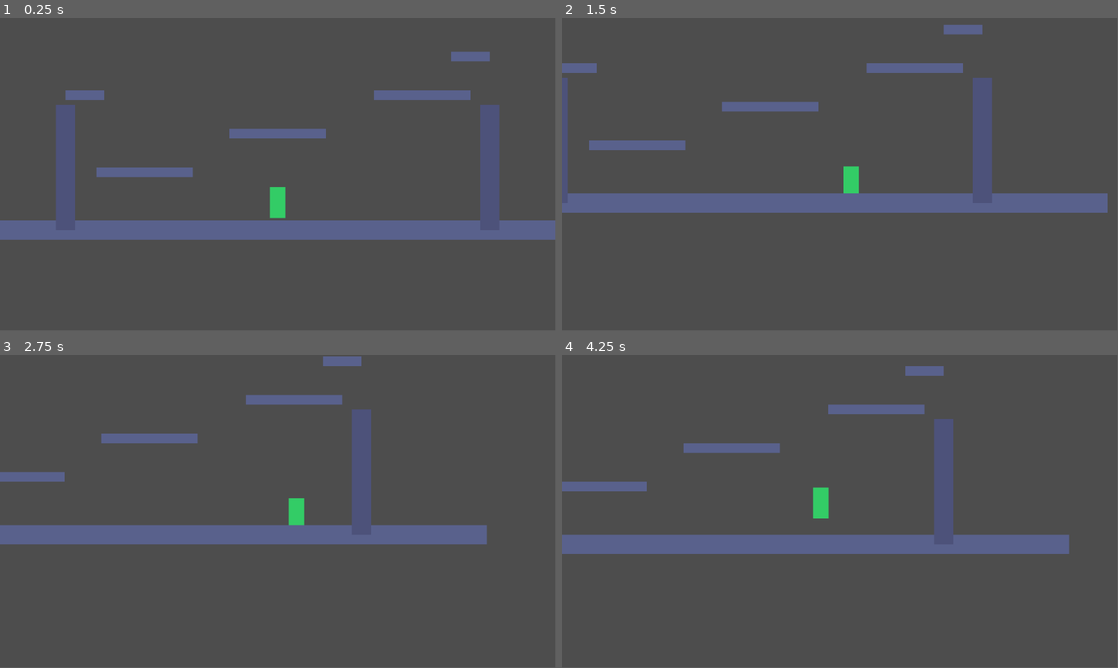
Above: before the commit, frames 1-4 (two rows, left to right).
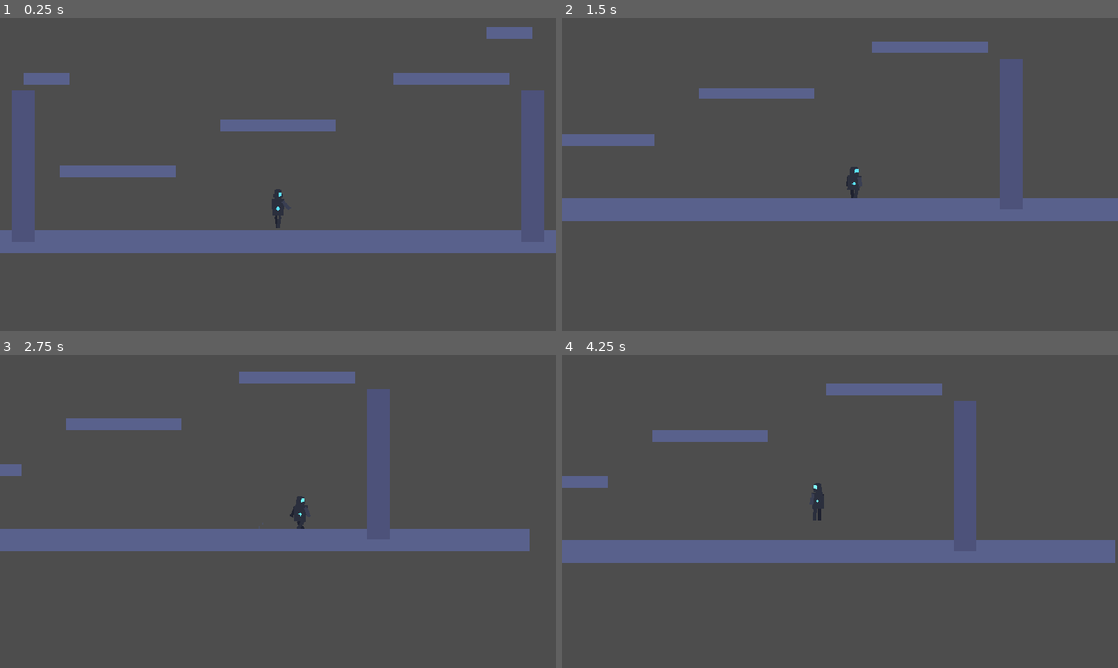
Above: after the commit, the same moments.

Repository: andy-augustine/godot-helloworld
Game: Godot game, scene res://main.tscn
Same seed, same stepped clock (60 frames per second), same inputs: the game is played once before the commit and once after it.
Inputs (mouse positions are in pixels of both pictures, inside the frame that each line leads up to):
- Up to frame 1 (0.25 s): no input
- Up to frame 2 (1.5 s): tap Enter (ui_accept) at 0.5 s; move the mouse to (962, 158) at 0.52 s; hold D (move_right) 0.53-1.25 s; tap Space (jump) at 0.6, 0.77, 1.07 s; click (962, 158) at 0.67 s; drag from (728, 190) to (812, 237) at 1.27 s
- Up to frame 3 (2.75 s): move the mouse to (333, 442) at 2.02 s; hold D (move_right) from 2.03 s (still down); tap Space (jump) at 2.1 s
- Up to frame 4 (4.25 s): release D (move_right) at 2.75 s; drag from (812, 574) to (673, 464) at 2.77 s; move the mouse to (1006, 558) at 3.52 s; hold A (move_left) from 3.53 s (still down); tap Space (jump) at 3.6, 3.77, 4.07 s
In our replay, the window is 799x449 before the commit and 800x450 after it. These sizes can differ from the game's own. Grey fills any space a smaller window leaves; there, only what the larger window draws over its background counts as a difference.

The runs differ from the first frame. In frame 1, 17% of the frame differs, in the area x 0-100%, y 2-76%; in frame 2, 11%; in frame 3, 9.5%; in frame 4, 11%.

Commit message:
Animated player rig with particles, smaller viewport, QA playbook
Added a procedural paper-doll rig (8 Polygon2D parts under Rig/Squash) with idle, run, jump, fall, wall_slide, and land animations driven by movement state. Run cycle speed ties to velocity so future MOVE_SPEED tweaks won't foot-skate. Landing impact, run trails, and wall-slide sparks emit via CPUParticles2D, scaled for visibility.

Shrunk the viewport to 960x540 and disabled HiDPI so playtest screenshots stay ~15x lighter on session context. Documented MCP timing pitfalls and the three working QA patterns in TESTING.md, referenced from CLAUDE.md so future sessions load it.

Co-Authored-By: Claude Opus 4.7 <noreply@anthropic.com>

Diff:
--- a/player/player.gd
+++ b/player/player.gd
@@ -31,6 +31,20 @@
 var _wall_jump_lock_timer: float = 0.0  # brief lock so player can't immediately re-grab
 const WALL_JUMP_LOCK: float = 0.15
 
+# ── Animation ──────────────────────────────────────────────────────────────────
+@onready var _anim: AnimationPlayer = $AnimationPlayer
+@onready var _rig: Node2D = $Rig
+@onready var _land_dust: CPUParticles2D = $Rig/LandDust
+@onready var _run_dust: CPUParticles2D = $Rig/RunDust
+@onready var _wall_sparks: CPUParticles2D = $Rig/WallSlideSparks
+var _facing: int = 1
+var _was_grounded: bool = true
+var _current_anim: String = ""
+var _pre_move_vel_y: float = 0.0
+
+const FACING_LERP: float = 0.3  # per-frame smoothing factor for facing flip
+const LAND_DUST_MIN_VEL: float = 200.0  # fall velocity below which landing is silent
+
 
 func _physics_process(delta: float) -> void:
 	_apply_gravity(delta)
@@ -38,8 +52,10 @@
 	_handle_jump(delta)
 	_handle_horizontal(delta)
 	_handle_wall_slide(delta)
+	_pre_move_vel_y = velocity.y
 	move_and_slide()
 	_post_move_update()
+	_update_animation()
 
 
 # ── Gravity ────────────────────────────────────────────────────────────────────
@@ -168,3 +184,89 @@
 	if is_on_ceiling() and velocity.y < 0.0:
 		velocity.y = 0.0
 		_is_jumping = false
+
+
+# ── Animation ──────────────────────────────────────────────────────────────────
+func _update_animation() -> void:
+	var grounded: bool = is_on_floor()
+	var wall_sliding: bool = _is_wall_sliding()
+	var dir: float = Input.get_axis("move_left", "move_right")
+
+	# Facing flip — only when actively moving, so idle keeps last facing
+	if dir > 0.0:
+		_facing = 1
+	elif dir < 0.0:
+		_facing = -1
+	# When wall-sliding, face toward the wall so the bracing arm points correctly
+	if wall_sliding:
+		var wall_dir: int = _get_wall_direction()
+		if wall_dir != 0:
+			_facing = wall_dir
+	# Smoothly interpolate the flip so direction changes have weight
+	_rig.scale.x = lerpf(_rig.scale.x, float(_facing), FACING_LERP)
+
+	# Landing transition: play land only if we hit the ground with real speed
+	if grounded and not _was_grounded:
+		if _pre_move_vel_y > LAND_DUST_MIN_VEL:
+			_play("land")
+			_emit_land_dust(_pre_move_vel_y)
+			_was_grounded = grounded
+			_update_particles(grounded, wall_sliding)
+			return
+	_was_grounded = grounded
+
+	# Don't preempt the one-shot land animation
+	if _current_anim == "land" and _anim.is_playing():
+		_update_particles(grounded, wall_sliding)
+		return
+
+	# State → animation
+	var next: String
+	if wall_sliding:
+		next = "wall_slide"
+	elif not grounded:
+		next = "jump" if velocity.y < 0.0 else "fall"
+	elif absf(velocity.x) > 10.0:
+		next = "run"
+	else:
+		next = "idle"
+
+	_play(next)
+
+	# Scale run cycle by actual horizontal velocity so legs don't skate
+	if next == "run":
+		_anim.speed_scale = clampf(absf(velocity.x) / MOVE_SPEED, 0.5, 1.5)
+	else:
+		_anim.speed_scale = 1.0
+
+	_update_particles(grounded, wall_sliding)
+
+
+func _update_particles(grounded: bool, wall_sliding: bool) -> void:
+	# Run dust: kick up while grounded and moving
+	var running: bool = grounded and absf(velocity.x) > 40.0
+	_run_dust.emitting = running
+	if running:
+		# Trail behind direction of motion (particles fly backward)
+		_run_dust.direction = Vector2(-signf(velocity.x), -0.4)
+
+	# Wall-slide sparks: emit from side of body against the wall
+	_wall_sparks.emitting = wall_sliding
+	if wall_sliding:
+		var wdir: int = _get_wall_direction()
+		_wall_sparks.position.x = 14.0 * float(wdir)
+
+
+func _emit_land_dust(fall_speed: float) -> void:
+	# Scale burst intensity with fall velocity
+	var t: float = clampf((fall_speed - LAND_DUST_MIN_VEL) / 600.0, 0.0, 1.0)
+	_land_dust.amount = int(lerpf(6.0, 18.0, t))
+	_land_dust.initial_velocity_max = lerpf(60.0, 140.0, t)
+	_land_dust.restart()
+
+
+func _play(anim_name: String) -> void:
+	if _current_anim == anim_name and _anim.is_playing():
+		return
+	_anim.play(anim_name)
+	_current_anim = anim_name
--- a/player/player.tscn
+++ b/player/player.tscn
@@ -7,17 +7,682 @@
 radius = 16.0
 height = 48.0
 
-[node name="Player" type="CharacterBody2D"]
+[sub_resource type="Gradient" id="Gradient_rkbax"]
+offsets = PackedFloat32Array(0, 0.6, 1)
+colors = PackedColorArray(0.55, 0.58, 0.68, 0.8, 0.55, 0.58, 0.68, 0.4, 0.55, 0.58, 0.68, 0)
+
+[sub_resource type="Gradient" id="Gradient_g1dw6"]
+colors = PackedColorArray(0.55, 0.58, 0.68, 0.6, 0.55, 0.58, 0.68, 0)
+
+[sub_resource type="Gradient" id="Gradient_yw30f"]
+offsets = PackedFloat32Array(0, 0.4, 1)
+colors = PackedColorArray(1, 0.85, 0.35, 1, 1, 0.55, 0.15, 0.6, 0.7, 0.3, 0.1, 0)
+
+[sub_resource type="Animation" id="Animation_rkbax"]
+length = 0.1
+tracks/0/type = "value"
+tracks/0/imported = false
+tracks/0/enabled = true
+tracks/0/path = NodePath("Rig/Squash:scale")
+tracks/0/interp = 1
+tracks/0/loop_wrap = true
+tracks/0/keys = {
+"times": PackedFloat32Array(0),
+"transitions": PackedFloat32Array(1),
+"update": 0,
+"values": [Vector2(1, 1)]
+}
+tracks/1/type = "value"
+tracks/1/imported = false
+tracks/1/enabled = true
+tracks/1/path = NodePath("Rig/Squash:position")
+tracks/1/interp = 1
+tracks/1/loop_wrap = true
+tracks/1/keys = {
+"times": PackedFloat32Array(0),
+"transitions": PackedFloat32Array(1),
+"update": 0,
+"values": [Vector2(0, 0)]
+}
+tracks/2/type = "value"
+tracks/2/imported = false
+tracks/2/enabled = true
+tracks/2/path = NodePath("Rig/Squash/LegBack:rotation")
+tracks/2/interp = 1
+tracks/2/loop_wrap = true
+tracks/2/keys = {
+"times": PackedFloat32Array(0),
+"transitions": PackedFloat32Array(1),
+"update": 0,
+"values": [0.0]
+}
+tracks/3/type = "value"
+tracks/3/imported = false
+tracks/3/enabled = true
+tracks/3/path = NodePath("Rig/Squash/LegFront:rotation")
+tracks/3/interp = 1
+tracks/3/loop_wrap = true
+tracks/3/keys = {
+"times": PackedFloat32Array(0),
+"transitions": PackedFloat32Array(1),
+"update": 0,
+"values": [0.0]
+}
+tracks/4/type = "value"
+tracks/4/imported = false
+tracks/4/enabled = true
+tracks/4/path = NodePath("Rig/Squash/ArmBack:rotation")
+tracks/4/interp = 1
+tracks/4/loop_wrap = true
+tracks/4/keys = {
+"times": PackedFloat32Array(0),
+"transitions": PackedFloat32Array(1),
+"update": 0,
+"values": [0.0]
+}
+tracks/5/type = "value"
+tracks/5/imported = false
+tracks/5/enabled = true
+tracks/5/path = NodePath("Rig/Squash/ArmFront:rotation")
+tracks/5/interp = 1
+tracks/5/loop_wrap = true
+tracks/5/keys = {
+"times": PackedFloat32Array(0),
+"transitions": PackedFloat32Array(1),
+"update": 0,
+"values": [0.0]
+}
+tracks/6/type = "value"
+tracks/6/imported = false
+tracks/6/enabled = true
+tracks/6/path = NodePath("Rig/Squash/Torso:rotation")
+tracks/6/interp = 1
+tracks/6/loop_wrap = true
+tracks/6/keys = {
+"times": PackedFloat32Array(0),
+"transitions": PackedFloat32Array(1),
+"update": 0,
+"values": [0.0]
+}
+tracks/7/type = "value"
+tracks/7/imported = false
+tracks/7/enabled = true
+tracks/7/path = NodePath("Rig/Squash/Torso:position")
+tracks/7/interp = 1
+tracks/7/loop_wrap = true
+tracks/7/keys = {
+"times": PackedFloat32Array(0),
+"transitions": PackedFloat32Array(1),
+"update": 0,
+"values": [Vector2(0, -2)]
+}
+tracks/8/type = "value"
+tracks/8/imported = false
+tracks/8/enabled = true
+tracks/8/path = NodePath("Rig/Squash/Head:position")
+tracks/8/interp = 1
+tracks/8/loop_wrap = true
+tracks/8/keys = {
+"times": PackedFloat32Array(0),
+"transitions": PackedFloat32Array(1),
+"update": 0,
+"values": [Vector2(0, -24)]
+}
+tracks/9/type = "value"
+tracks/9/imported = false
+tracks/9/enabled = true
+tracks/9/path = NodePath("Rig/Squash/Visor:modulate")
+tracks/9/interp = 1
+tracks/9/loop_wrap = true
+tracks/9/keys = {
+"times": PackedFloat32Array(0),
+"transitions": PackedFloat32Array(1),
+"update": 0,
+"values": [Color(1, 1, 1, 1)]
+}
+tracks/10/type = "value"
+tracks/10/imported = false
+tracks/10/enabled = true
+tracks/10/path = NodePath("Rig/Squash/ChestLight:modulate")
+tracks/10/interp = 1
+tracks/10/loop_wrap = true
+tracks/10/keys = {
+"times": PackedFloat32Array(0),
+"transitions": PackedFloat32Array(1),
+"update": 0,
+"values": [Color(1, 1, 1, 1)]
+}
+
+[sub_resource type="Animation" id="Animation_g1dw6"]
+length = 0.8
+loop_mode = 1
+tracks/0/type = "value"
+tracks/0/imported = false
+tracks/0/enabled = true
+tracks/0/path = NodePath("Rig/Squash:scale")
+tracks/0/interp = 1
+tracks/0/loop_wrap = true
+tracks/0/keys = {
+"times": PackedFloat32Array(0, 0.4, 0.8),
+"transitions": PackedFloat32Array(1, 1, 1),
+"update": 0,
+"values": [Vector2(0.95, 1.08), Vector2(0.98, 1.04), Vector2(0.95, 1.08)]
+}
+tracks/1/type = "value"
+tracks/1/imported = false
+tracks/1/enabled = true
+tracks/1/path = NodePath("Rig/Squash/LegFront:rotation")
+tracks/1/interp = 1
+tracks/1/loop_wrap = true
+tracks/1/keys = {
+"times": PackedFloat32Array(0, 0.4, 0.8),
+"transitions": PackedFloat32Array(1, 1, 1),
+"update": 0,
+"values": [0.25, 0.15, 0.25]
+}
+tracks/2/type = "value"
+tracks/2/imported = false
+tracks/2/enabled = true
+tracks/2/path = NodePath("Rig/Squash/LegBack:rotation")
+tracks/2/interp = 1
+tracks/2/loop_wrap = true
+tracks/2/keys = {
+"times": PackedFloat32Array(0, 0.4, 0.8),
+"transitions": PackedFloat32Array(1, 1, 1),
+"update": 0,
+"values": [-0.25, -0.15, -0.25]
+}
+tracks/3/type = "value"
+tracks/3/imported = false
+tracks/3/enabled = true
+tracks/3/path = NodePath("Rig/Squash/ArmFront:rotation")
+tracks/3/interp = 1
+tracks/3/loop_wrap = true
+tracks/3/keys = {
+"times": PackedFloat32Array(0, 0.4, 0.8),
+"transitions": PackedFloat32Array(1, 1, 1),
+"update": 0,
+"values": [-0.9, -0.7, -0.9]
+}
+tracks/4/type = "value"
+tracks/4/imported = false
+tracks/4/enabled = true
+tracks/4/path = NodePath("Rig/Squash/ArmBack:rotation")
+tracks/4/interp = 1
+tracks/4/loop_wrap = true
+tracks/4/keys = {
+"times": PackedFloat32Array(0, 0.4, 0.8),
+"transitions": PackedFloat32Array(1, 1, 1),
+"update": 0,
+"values": [-0.55, -0.4, -0.55]
+}
+
+[sub_resource type="Animation" id="Animation_yw30f"]
+length = 1.6
+loop_mode = 1
+tracks/0/type = "value"
+tracks/0/imported = false
+tracks/0/enabled = true
+tracks/0/path = NodePath("Rig/Squash/Torso:position")
+tracks/0/interp = 1
+tracks/0/loop_wrap = true
+tracks/0/keys = {
+"times": PackedFloat32Array(0, 0.8, 1.6),
+"transitions": PackedFloat32Array(1, 1, 1),
+"update": 0,
+"values": [Vector2(0, -2), Vector2(0, -1), Vector2(0, -2)]
+}
+tracks/1/type = "value"
+tracks/1/imported = false
+tracks/1/enabled = true
+tracks/1/path = NodePath("Rig/Squash/Head:position")
+tracks/1/interp = 1
+tracks/1/loop_wrap = true
+tracks/1/keys = {
+"times": PackedFloat32Array(0, 0.8, 1.6),
+"transitions": PackedFloat32Array(1, 1, 1),
+"update": 0,
+"values": [Vector2(0, -24), Vector2(0, -23), Vector2(0, -24)]
+}
+tracks/2/type = "value"
+tracks/2/imported = false
+tracks/2/enabled = true
+tracks/2/path = NodePath("Rig/Squash/Visor:modulate")
+tracks/2/interp = 1
+tracks/2/loop_wrap = true
+tracks/2/keys = {
+"times": PackedFloat32Array(0, 0.8, 1.6),
+"transitions": PackedFloat32Array(1, 1, 1),
+"update": 0,
+"values": [Color(1, 1, 1, 1), Color(1.5, 1.5, 1.5, 1), Color(1, 1, 1, 1)]
+}
+tracks/3/type = "value"
+tracks/3/imported = false
+tracks/3/enabled = true
+tracks/3/path = NodePath("Rig/Squash/ChestLight:modulate")
+tracks/3/interp = 1
+tracks/3/loop_wrap = true
+tracks/3/keys = {
+"times": PackedFloat32Array(0, 0.8, 1.6),
+"transitions": PackedFloat32Array(1, 1, 1),
+"update": 0,
+"values": [Color(1, 1, 1, 1), Color(1.3, 1.3, 1.3, 1), Color(1, 1, 1, 1)]
+}
+
+[sub_resource type="Animation" id="Animation_qjkh3"]
+length = 0.2
+tracks/0/type = "value"
+tracks/0/imported = false
+tracks/0/enabled = true
+tracks/0/path = NodePath("Rig/Squash:scale")
+tracks/0/interp = 1
+tracks/0/loop_wrap = true
+tracks/0/keys = {
+"times": PackedFloat32Array(0, 0.08, 0.2),
+"transitions": PackedFloat32Array(1, 1, 1),
+"update": 0,
+"values": [Vector2(1, 1), Vector2(0.88, 1.15), Vector2(0.95, 1.08)]
+}
+tracks/1/type = "value"
+tracks/1/imported = false
+tracks/1/enabled = true
+tracks/1/path = NodePath("Rig/Squash/LegFront:rotation")
+tracks/1/interp = 1
+tracks/1/loop_wrap = true
+tracks/1/keys = {
+"times": PackedFloat32Array(0, 0.12, 0.2),
+"transitions": PackedFloat32Array(1, 1, 1),
+"update": 0,
+"values": [0, -0.7, -0.7]
+}
+tracks/2/type = "value"
+tracks/2/imported = false
+tracks/2/enabled = true
+tracks/2/path = NodePath("Rig/Squash/LegBack:rotation")
+tracks/2/interp = 1
+tracks/2/loop_wrap = true
+tracks/2/keys = {
+"times": PackedFloat32Array(0, 0.12, 0.2),
+"transitions": PackedFloat32Array(1, 1, 1),
+"update": 0,
+"values": [0, -0.4, -0.4]
+}
+tracks/3/type = "value"
+tracks/3/imported = false
+tracks/3/enabled = true
+tracks/3/path = NodePath("Rig/Squash/ArmFront:rotation")
+tracks/3/interp = 1
+tracks/3/loop_wrap = true
+tracks/3/keys = {
+"times": PackedFloat32Array(0, 0.12, 0.2),
+"transitions": PackedFloat32Array(1, 1, 1),
+"update": 0,
+"values": [0, -1.2, -1.2]
+}
+tracks/4/type = "value"
+tracks/4/imported = false
+tracks/4/enabled = true
+tracks/4/path = NodePath("Rig/Squash/ArmBack:rotation")
+tracks/4/interp = 1
+tracks/4/loop_wrap = true
+tracks/4/keys = {
+"times": PackedFloat32Array(0, 0.12, 0.2),
+"transitions": PackedFloat32Array(1, 1, 1),
+"update": 0,
+"values": [0, -0.8, -0.8]
+}
+
+[sub_resource type="Animation" id="Animation_g6k8r"]
+length = 0.25
+tracks/0/type = "value"
+tracks/0/imported = false
+tracks/0/enabled = true
+tracks/0/path = NodePath("Rig/Squash:scale")
+tracks/0/interp = 1
+tracks/0/loop_wrap = true
+tracks/0/keys = {
+"times": PackedFloat32Array(0, 0.1, 0.25),
+"transitions": PackedFloat32Array(1, 1, 1),
+"update": 0,
+"values": [Vector2(1.25, 0.7), Vector2(0.95, 1.05), Vector2(1, 1)]
+}
+tracks/1/type = "value"
+tracks/1/imported = false
+tracks/1/enabled = true
+tracks/1/path = NodePath("Rig/Squash/LegFront:rotation")
+tracks/1/interp = 1
+tracks/1/loop_wrap = true
+tracks/1/keys = {
+"times": PackedFloat32Array(0, 0.25),
+"transitions": PackedFloat32Array(1, 1),
+"update": 0,
+"values": [0.25, 0]
+}
+tracks/2/type = "value"
+tracks/2/imported = false
+tracks/2/enabled = true
+tracks/2/path = NodePath("Rig/Squash/LegBack:rotation")
+tracks/2/interp = 1
+tracks/2/loop_wrap = true
+tracks/2/keys = {
+"times": PackedFloat32Array(0, 0.25),
+"transitions": PackedFloat32Array(1, 1),
+"update": 0,
+"values": [-0.25, 0]
+}
+tracks/3/type = "value"
+tracks/3/imported = false
+tracks/3/enabled = true
+tracks/3/path = NodePath("Rig/Squash/ArmFront:rotation")
+tracks/3/interp = 1
+tracks/3/loop_wrap = true
+tracks/3/keys = {
+"times": PackedFloat32Array(0, 0.25),
+"transitions": PackedFloat32Array(1, 1),
+"update": 0,
+"values": [-0.2, 0]
+}
+tracks/4/type = "value"
+tracks/4/imported = false
+tracks/4/enabled = true
+tracks/4/path = NodePath("Rig/Squash/ArmBack:rotation")
+tracks/4/interp = 1
+tracks/4/loop_wrap = true
+tracks/4/keys = {
+"times": PackedFloat32Array(0, 0.25),
+"transitions": PackedFloat32Array(1, 1),
+"update": 0,
+"values": [0.2, 0]
+}
+
+[sub_resource type="Animation" id="Animation_boad6"]
+length = 0.5
+loop_mode = 1
+tracks/0/type = "value"
+tracks/0/imported = false
+tracks/0/enabled = true
+tracks/0/path = NodePath("Rig/Squash:position")
+tracks/0/interp = 1
+tracks/0/loop_wrap = true
+tracks/0/keys = {
+"times": PackedFloat32Array(0, 0.125, 0.25, 0.375, 0.5),
+"transitions": PackedFloat32Array(1, 1, 1, 1, 1),
+"update": 0,
+"values": [Vector2(0, 0), Vector2(0, -2), Vector2(0, 0), Vector2(0, -2), Vector2(0, 0)]
+}
+tracks/1/type = "value"
+tracks/1/imported = false
+tracks/1/enabled = true
+tracks/1/path = NodePath("Rig/Squash/LegFront:rotation")
+tracks/1/interp = 1
+tracks/1/loop_wrap = true
+tracks/1/keys = {
+"times": PackedFloat32Array(0, 0.25, 0.5),
+"transitions": PackedFloat32Array(1, 1, 1),
+"update": 0,
+"values": [0.6, -0.6, 0.6]
+}
+tracks/2/type = "value"
+tracks/2/imported = false
+tracks/2/enabled = true
+tracks/2/path = NodePath("Rig/Squash/LegBack:rotation")
+tracks/2/interp = 1
+tracks/2/loop_wrap = true
+tracks/2/keys = {
+"times": PackedFloat32Array(0, 0.25, 0.5),
+"transitions": PackedFloat32Array(1, 1, 1),
+"update": 0,
+"values": [-0.6, 0.6, -0.6]
+}
+tracks/3/type = "value"
+tracks/3/imported = false
+tracks/3/enabled = true
+tracks/3/path = NodePath("Rig/Squash/ArmFront:rotation")
+tracks/3/interp = 1
+tracks/3/loop_wrap = true
+tracks/3/keys = {
+"times": PackedFloat32Array(0, 0.25, 0.5),
+"transitions": PackedFloat32Array(1, 1, 1),
+"update": 0,
+"values": [-0.5, 0.5, -0.5]
+}
+tracks/4/type = "value"
+tracks/4/imported = false
+tracks/4/enabled = true
+tracks/4/path = NodePath("Rig/Squash/ArmBack:rotation")
+tracks/4/interp = 1
+tracks/4/loop_wrap = true
+tracks/4/keys = {
+"times": PackedFloat32Array(0, 0.25, 0.5),
+"transitions": PackedFloat32Array(1, 1, 1),
+"update": 0,
+"values": [0.5, -0.5, 0.5]
+}
+tracks/5/type = "value"
+tracks/5/imported = false
+tracks/5/enabled = true
+tracks/5/path = NodePath("Rig/Squash/Torso:rotation")
+tracks/5/interp = 1
+tracks/5/loop_wrap = true
+tracks/5/keys = {
+"times": PackedFloat32Array(0, 0.5),
+"transitions": PackedFloat32Array(1, 1),
+"update": 0,
+"values": [0.08, 0.08]
+}
+
+[sub_resource type="Animation" id="Animation_rgyib"]
+length = 0.5
+loop_mode = 1
+tracks/0/type = "value"
+tracks/0/imported = false
+tracks/0/enabled = true
+tracks/0/path = NodePath("Rig/Squash/ArmFront:rotation")
+tracks/0/interp = 1
+tracks/0/loop_wrap = true
+tracks/0/keys = {
+"times": PackedFloat32Array(0, 0.5),
+"transitions": PackedFloat32Array(1, 1),
+"update": 0,
+"values": [-2.6, -2.6]
+}
+tracks/1/type = "value"
+tracks/1/imported = false
+tracks/1/enabled = true
+tracks/1/path = NodePath("Rig/Squash/ArmBack:rotation")
+tracks/1/interp = 1
+tracks/1/loop_wrap = true
+tracks/1/keys = {
+"times": PackedFloat32Array(0, 0.5),
+"transitions": PackedFloat32Array(1, 1),
+"update": 0,
+"values": [0.2, 0.2]
+}
+tracks/2/type = "value"
+tracks/2/imported = false
+tracks/2/enabled = true
+tracks/2/path = NodePath("Rig/Squash/LegFront:rotation")
+tracks/2/interp = 1
+tracks/2/loop_wrap = true
+tracks/2/keys = {
+"times": PackedFloat32Array(0, 0.5),
+"transitions": PackedFloat32Array(1, 1),
+"update": 0,
+"values": [0.18, 0.18]
+}
+tracks/3/type = "value"
+tracks/3/imported = false
+tracks/3/enabled = true
+tracks/3/path = NodePath("Rig/Squash/LegBack:rotation")
+tracks/3/interp = 1
+tracks/3/loop_wrap = true
+tracks/3/keys = {
+"times": PackedFloat32Array(0, 0.5),
+"transitions": PackedFloat32Array(1, 1),
+"update": 0,
+"values": [-0.2, -0.2]
+}
+tracks/4/type = "value"
+tracks/4/imported = false
+tracks/4/enabled = true
+tracks/4/path = NodePath("Rig/Squash/Torso:rotation")
+tracks/4/interp = 1
+tracks/4/loop_wrap = true
+tracks/4/keys = {
+"times": PackedFloat32Array(0, 0.5),
+"transitions": PackedFloat32Array(1, 1),
+"update": 0,
+"values": [0.12, 0.12]
+}
+tracks/5/type = "value"
+tracks/5/imported = false
+tracks/5/enabled = true
+tracks/5/path = NodePath("Rig/Squash:scale")
+tracks/5/interp = 1
+tracks/5/loop_wrap = true
+tracks/5/keys = {
+"times": PackedFloat32Array(0, 0.5),
+"transitions": PackedFloat32Array(1, 1),
+"update": 0,
+"values": [Vector2(1, 1), Vector2(1, 1)]
+}
+tracks/6/type = "value"
+tracks/6/imported = false
+tracks/6/enabled = true
+tracks/6/path = NodePath("Rig/Squash/Visor:modulate")
+tracks/6/interp = 1
+tracks/6/loop_wrap = true
+tracks/6/keys = {
+"times": PackedFloat32Array(0, 0.25, 0.5),
+"transitions": PackedFloat32Array(1, 1, 1),
+"update": 0,
+"values": [Color(1, 1, 1, 1), Color(1.8, 1.8, 1.8, 1), Color(1, 1, 1, 1)]
+}
+tracks/7/type = "value"
+tracks/7/imported = false
+tracks/7/enabled = true
+tracks/7/path = NodePath("Rig/Squash/ChestLight:modulate")
+tracks/7/interp = 1
+tracks/7/loop_wrap = true
+tracks/7/keys = {
+"times": PackedFloat32Array(0, 0.25, 0.5),
+"transitions": PackedFloat32Array(1, 1, 1),
+"update": 0,
+"values": [Color(1, 1, 1, 1), Color(1.5, 1.5, 1.5, 1), Color(1, 1, 1, 1)]
+}
+
+[sub_resource type="AnimationLibrary" id="AnimationLibrary_hg6s5"]
+_data = {
+&"RESET": SubResource("Animation_rkbax"),
+&"fall": SubResource("Animation_g1dw6"),
+&"idle": SubResource("Animation_yw30f"),
+&"jump": SubResource("Animation_qjkh3"),
+&"land": SubResource("Animation_g6k8r"),
+&"run": SubResource("Animation_boad6"),
+&"wall_slide": SubResource("Animation_rgyib")
+}
+
+[node name="Player" type="CharacterBody2D" unique_id=1833225481]
 script = ExtResource("1_oul6g")
 
-[node name="CollisionShape2D" type="CollisionShape2D" parent="."]
+[node name="CollisionShape2D" type="CollisionShape2D" parent="." unique_id=266609472]
 shape = SubResource("CapsuleShape2D_player")
 
-[node name="Sprite" type="ColorRect" parent="."]
-offset_left = -16.0
-offset_top = -32.0
-offset_right = 16.0
-offset_bottom = 32.0
-color = Color(0.2, 0.8, 0.4, 1)
-
-[node name="Camera2D" parent="." instance=ExtResource("2_g1dw6")]
+[node name="Camera2D" parent="." unique_id=1879841570 instance=ExtResource("2_g1dw6")]
+
+[node name="Rig" type="Node2D" parent="." unique_id=240806815]
+
+[node name="Squash" type="Node2D" parent="Rig" unique_id=633727717]
+
+[node name="LegBack" type="Polygon2D" parent="Rig/Squash" unique_id=727953256]
+position = Vector2(-4, 12)
+color = Color(0.12156863, 0.13333334, 0.1882353, 1)
+polygon = PackedVector2Array(-3, 0, 3, 0, 3, 20, -3, 20)
+
+[node name="LegFront" type="Polygon2D" parent="Rig/Squash" unique_id=1152375465]
+position = Vector2(4, 12)
+color = Color(0.16862746, 0.18431373, 0.23921569, 1)
+polygon = PackedVector2Array(-3, 0, 3, 0, 3, 20, -3, 20)
+
+[node name="ArmBack" type="Polygon2D" parent="Rig/Squash" unique_id=667620675]
+position = Vector2(-8, -12)
+color = Color(0.12156863, 0.13333334, 0.1882353, 1)
+polygon = PackedVector2Array(-3, 0, 3, 0, 3, 18, -3, 18)
+
+[node name="Torso" type="Polygon2D" parent="Rig/Squash" unique_id=853682446]
+position = Vector2(0, -2)
+color = Color(0.16862746, 0.18431373, 0.23921569, 1)
+polygon = PackedVector2Array(-11, -14, 11, -14, 10, 14, -10, 14)
+
+[node name="ChestLight" type="Polygon2D" parent="Rig/Squash" unique_id=1088594429]
+color = Color(0.35686275, 0.8862745, 1, 1)
+polygon = PackedVector2Array(-3, 0, 0, -3, 3, 0, 0, 3)
+
+[node name="ArmFront" type="Polygon2D" parent="Rig/Squash" unique_id=1561940688]
+position = Vector2(8, -12)
+color = Color(0.22745098, 0.24705882, 0.32156864, 1)
+polygon = PackedVector2Array(-3, 0, 3, 0, 3, 18, -3, 18)
+
+[node name="Head" type="Polygon2D" parent="Rig/Squash" unique_id=57049559]
+position = Vector2(0, -24)
+color = Color(0.16862746, 0.18431373, 0.23921569, 1)
+polygon = PackedVector2Array(-7, 8, -8, 2, -6, -6, -2, -8, 2, -8, 6, -6, 8, 2, 7, 8)
+
+[node name="Visor" type="Polygon2D" parent="Rig/Squash" unique_id=43279965]
+position = Vector2(0, -24)
+color = Color(0.35686275, 0.8862745, 1, 1)
+polygon = PackedVector2Array(1, -2, 7, -3, 7, 3, 1, 4)
+
+[node name="LandDust" type="CPUParticles2D" parent="Rig" unique_id=569532681]
+position = Vector2(0, 32)
+emitting = false
+amount = 18
+lifetime = 0.6
+one_shot = true
+explosiveness = 0.85
+emission_shape = 3
+emission_rect_extents = Vector2(10, 1)
+direction = Vector2(0, -1)
+spread = 90.0
+gravity = Vector2(0, 260)
+initial_velocity_min = 40.0
+initial_velocity_max = 90.0
+scale_amount_min = 3.5
+scale_amount_max = 6.0
+color = Color(0.55, 0.58, 0.68, 1)
+color_ramp = SubResource("Gradient_rkbax")
+
+[node name="RunDust" type="CPUParticles2D" parent="Rig" unique_id=1357486730]
+position = Vector2(0, 32)
+emitting = false
+amount = 12
+lifetime = 0.35
+direction = Vector2(-1, -0.4)
+spread = 25.0
+gravity = Vector2(0, 200)
+initial_velocity_min = 20.0
+initial_velocity_max = 50.0
+scale_amount_min = 2.5
+scale_amount_max = 4.5
+color = Color(0.55, 0.58, 0.68, 1)
+color_ramp = SubResource("Gradient_g1dw6")
+
+[node name="WallSlideSparks" type="CPUParticles2D" parent="Rig" unique_id=804144189]
+position = Vector2(14, 0)
+emitting = false
+amount = 18
+lifetime = 0.35
+emission_shape = 3
+emission_rect_extents = Vector2(1, 10)
+direction = Vector2(0, -1)
+spread = 35.0
+gravity = Vector2(0, 240)
+initial_velocity_min = 40.0
+initial_velocity_max = 90.0
+scale_amount_min = 1.5
+scale_amount_max = 3.0
+color = Color(1, 0.7, 0.35, 1)
+color_ramp = SubResource("Gradient_yw30f")
+
+[node name="AnimationPlayer" type="AnimationPlayer" parent="." unique_id=811606432]
+libraries/ = SubResource("AnimationLibrary_hg6s5")
--- a/project.godot
+++ b/project.godot
@@ -20,6 +20,14 @@
 MCPScreenshot="*res://addons/godot_mcp/mcp_screenshot_service.gd"
 MCPInputService="*res://addons/godot_mcp/mcp_input_service.gd"
 MCPGameInspector="*res://addons/godot_mcp/mcp_game_inspector_service.gd"
+
+[display]
+
+window/size/viewport_width=960
+window/size/viewport_height=540
+window/stretch/mode="canvas_items"
+window/stretch/aspect="keep"
+window/dpi/allow_hidpi=false
 
 [editor_plugins]
 
Not shown, changed: CLAUDE.md
Not shown, added: TESTING.md
